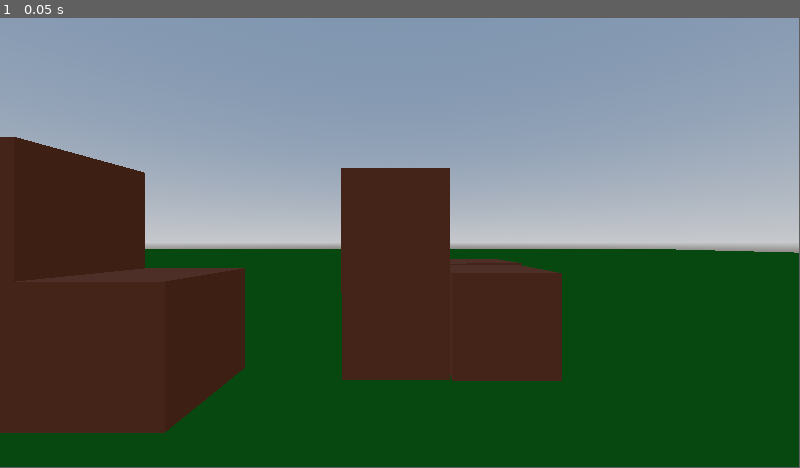
Above: before the commit, frame 1.
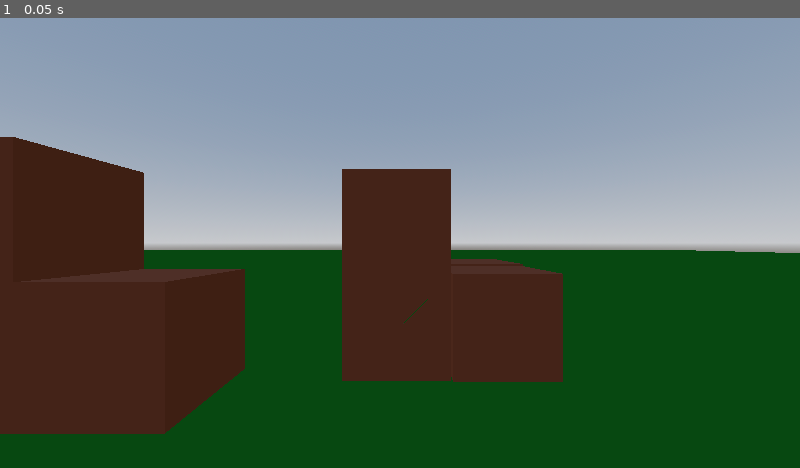
Above: after the commit, the same moment.

Repository: DINOZYAVIER/minecraft-clone
Game: Godot game, scene res://scenes/world.tscn
The game is run twice, just before and just after one commit, with the same random seed, the same clock (stepped at 60 frames per second) and the same inputs.
Inputs:
- Up to frame 1 (0.05 s): no input
In our replay, the window is 799x449 before the commit and 800x450 after it. These sizes can differ from the game's own. Grey fills any space a smaller window leaves; there, only what the larger window draws over its background counts as a difference.

The runs differ from the first frame. In frame 1, 0.5% of the frame differs, in the area x 0-100%, y 0-93%.

Commit message:
Hardcode fullscreen and 3440x1440 resolution

Diff:
--- a/project.godot
+++ b/project.godot
@@ -15,6 +15,12 @@
 config/features=PackedStringArray("4.2", "Mobile")
 config/icon="res://icon.svg"
 
+[display]
+
+window/size/viewport_width=3440
+window/size/viewport_height=1440
+window/size/mode=4
+
 [rendering]
 
 renderer/rendering_method="mobile"
